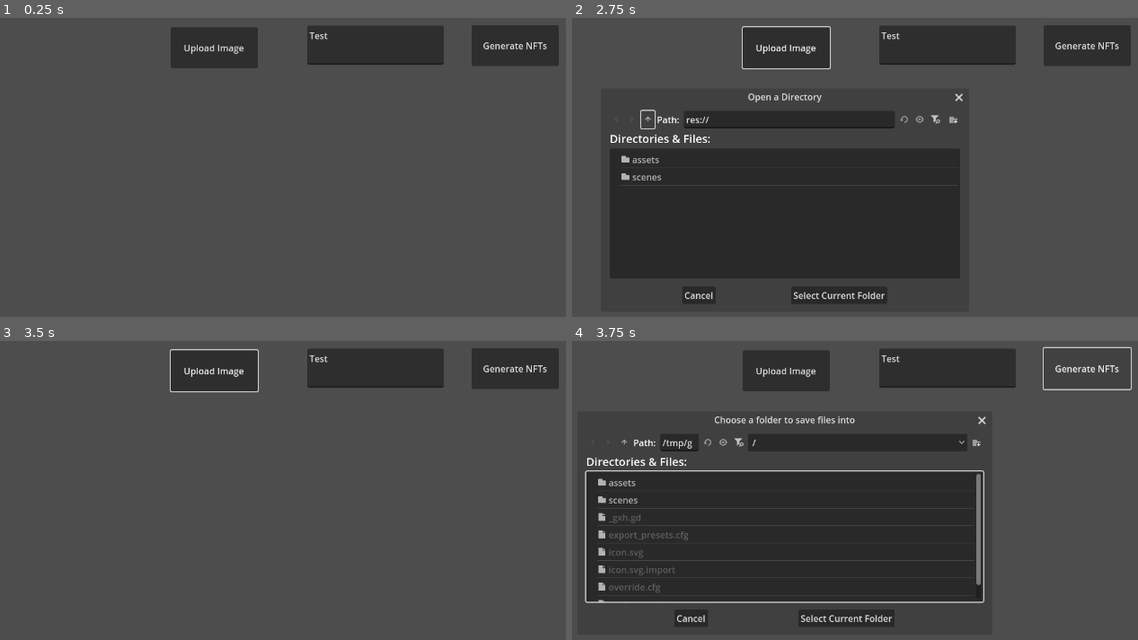
Above: before the commit, frames 1-4 (two rows, left to right).
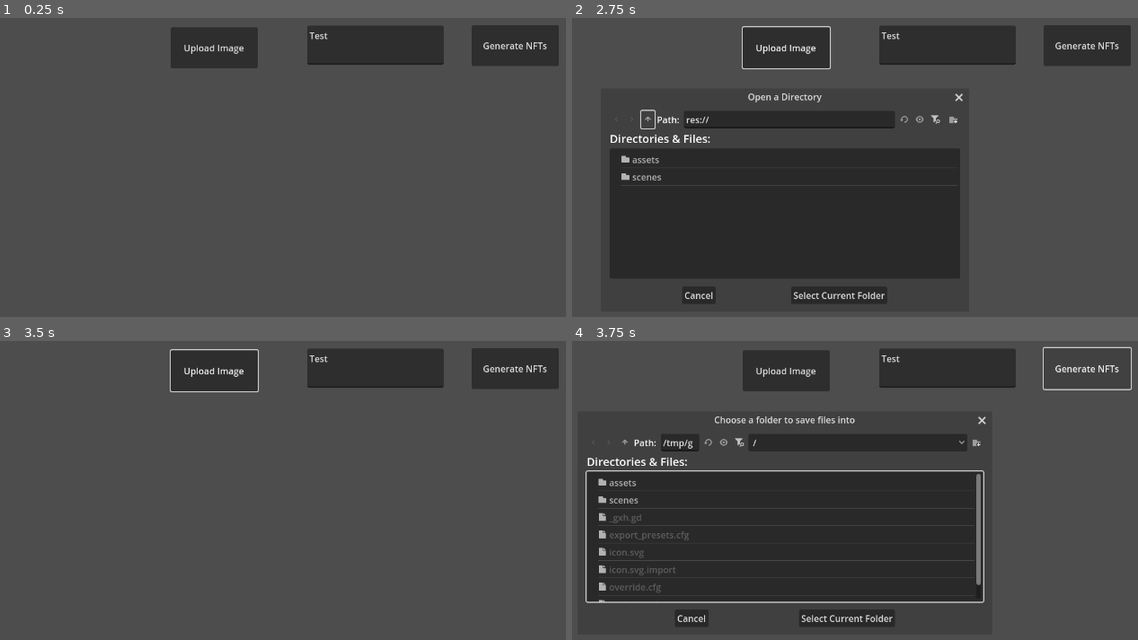
Above: after the commit, the same moments.

Repository: mmaxwellgaming777/NFTGenerationGodotApp
Game: Godot game, scene res://scenes/main.tscn
The game is run twice, just before and just after one commit, with the same random seed, the same clock (stepped at 60 frames per second) and the same inputs.
Inputs (mouse positions are in pixels of both pictures, inside the frame that each line leads up to):
- Up to frame 1 (0.25 s): no input
- Up to frame 2 (2.75 s): click "Upload Image" at 0.5 s; click (645, 119) at 1.25 s; click (645, 119) at 2 s
- Up to frame 3 (3.5 s): click "Select Current Folder" at 2.75 s
- Up to frame 4 (3.75 s): click "Generate NFTs" at 3.5 s

Frames 1-3 are identical in both runs. In frame 4, 1.1% of the frame differs, in the area x 2-57%, y 32-94%.

Commit message:
Updated the save button function to now allow you to choose a directory to save to. It now saves the nft to the directory chosen.

Diff:
--- a/scenes/main.tscn
+++ b/scenes/main.tscn
@@ -11,9 +11,6 @@
 
 [node name="Sprite2D" type="Sprite2D" parent="."]
 position = Vector2(300, 200)
-
-[node name="FileDialog" type="FileDialog" parent="."]
-position = Vector2i(0, 36)
 
 [node name="OgTextureRect" type="TextureRect" parent="."]
 offset_right = 40.0
@@ -55,5 +52,7 @@
 offset_right = 860.0
 offset_bottom = 40.0
 
+[node name="FileDialog" type="FileDialog" parent="."]
+
 [connection signal="pressed" from="UploadButton" to="." method="_on_upload_button_pressed"]
 [connection signal="pressed" from="CloneButton" to="." method="_on_clone_button_pressed"]
--- a/scenes/uploadImage.gd
+++ b/scenes/uploadImage.gd
@@ -12,12 +12,12 @@
 var NFTCount = 1
 
 func _ready():
+
 	upload_file_dialog.file_mode = FileDialog.ACCESS_FILESYSTEM
 	upload_file_dialog.access = FileDialog.FILE_MODE_OPEN_FILE
 	upload_file_dialog.use_native_dialog = true
 	upload_file_dialog.current_dir = OS.get_system_dir(OS.SYSTEM_DIR_DOCUMENTS)
-	#upload_file_dialog.filters = ["*.png ; PNG Images", "*.jpg ; JPEG Images", "*.jpeg ; JPEG Images"]
-	upload_file_dialog.filters = ["*.png ; PNG Images"]
+	upload_file_dialog.filters = ["*.png ; PNG Images", "*.jpg ; JPEG Images", "*.jpeg ; JPEG Images"]
 	upload_file_dialog.connect("file_selected", _on_file_selected)
 
 	save_dialog.access = FileDialog.FILE_MODE_OPEN_DIR
@@ -27,7 +27,7 @@
 	save_dialog.title = "Choose a folder to save files into"
 	#save_dialog.filters = ["*.* ; Any File"]
 	#save_dialog.current_dir = OS.get_system_dir(OS.SYSTEM_DIR_DOCUMENTS)
-	save_dialog.connect("file_selected", _on_save_path_chosen)
+	save_dialog.connect("dir_selected", Callable(self, "_on_save_path_chosen"))
 
 
 func _on_file_selected(path):
@@ -45,9 +45,11 @@
 
 
 func _on_upload_button_pressed() -> void:
+	upload_file_dialog.current_path = ""
 	upload_file_dialog.popup_centered()
 
 func _on_save_path_chosen(path: String) -> void:
+	print(path)
 	var image = Image.new()
 	var error = image.load("user://NFTLayer%d.png" % NFTLayer)
 	var textureRect = TextureRect.new()
Not shown, changed: export_presets.cfg
